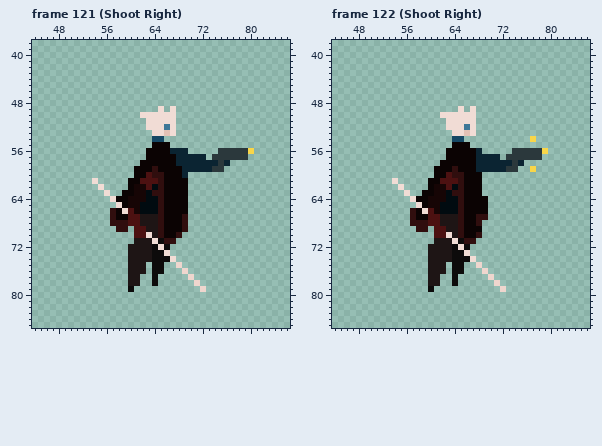
File history of a pixel-art file, assets/GrassHops Asset Pack/characters/Sonny/sonny.aseprite. Above, as it was before the edit.
128x128 pixels, 122 frames. Colours within 5 levels of each other are drawn and written as one. Shown: frame 121 (Shoot Right): x 44..86, y 38..85; frame 122 (Shoot Right): x 44..86, y 38..85. The commit also changed other frames, which this record leaves out.
The same view after the edit:
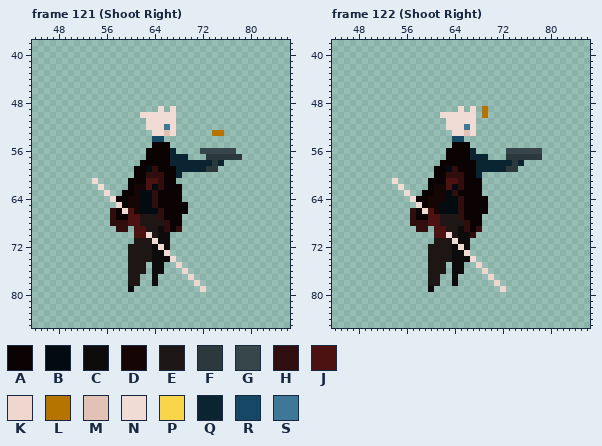
Palette (. is transparent): A #0b0303  B #010b10  C #0d0b0b  D #160505  E #1e1515  F #2b383c  G #37464a  H #300e0e  J #4c1111  K #efd6ce  L #b57401  M #e3c2b6  N #f1dcd5  P #f9d649  Q #0b2432  R #164865  S #3e7797
Changes in this commit:
{"where": "frame 121 (Shoot Right)"}
{"frame":121,"y":53,"x":74,"old":"..","new":"LL"}
{"frame":121,"y":56,"x":68,"old":"QQ","new":".."}
{"frame":121,"y":56,"x":72,"old":"...FFFFFP","new":"GGGGGG..."}
{"frame":121,"y":57,"x":67,"old":"A","new":"Q"}
{"frame":121,"y":57,"x":70,"old":"QQQ.","new":"...F"}
{"frame":121,"y":57,"x":79,"old":"F","new":"."}
{"frame":121,"y":58,"x":67,"old":"A","new":"Q"}
{"frame":121,"y":58,"x":74,"old":"QFQ","new":"FQ."}
{"frame":121,"y":59,"x":63,"old":"A","new":"B"}
{"frame":121,"y":59,"x":68,"old":"A","new":"Q"}
{"frame":121,"y":59,"x":73,"old":"Q","new":"F"}
{"frame":121,"y":59,"x":75,"old":"F","new":"."}
{"frame":121,"y":60,"x":63,"old":"J","new":"H"}
{"frame":121,"y":60,"x":68,"old":"AQ","new":"Q."}
{"frame":121,"y":61,"x":62,"old":"J","new":"A"}
{"frame":121,"y":61,"x":68,"old":"AA","new":".."}
{"frame":121,"y":62,"x":69,"old":"A","new":"."}
{"frame":121,"y":63,"x":62,"old":"D","new":"B"}
{"frame":121,"y":63,"x":65,"old":"H","new":"A"}
{"frame":121,"y":63,"x":69,"old":"A","new":"."}
{"frame":121,"y":64,"x":62,"old":"D","new":"B"}
{"frame":121,"y":64,"x":64,"old":"BH","new":"HA"}
{"frame":121,"y":64,"x":69,"old":"A","new":"."}
{"frame":121,"y":65,"x":64,"old":"BH","new":"HA"}
{"frame":121,"y":67,"x":69,"old":"H","new":"."}
{"frame":121,"y":68,"x":65,"old":"HA","new":"EH"}
{"frame":121,"y":68,"x":69,"old":"H","new":"."}
{"frame":121,"y":69,"x":65,"old":"HA","new":"CH"}
{"frame":121,"y":69,"x":68,"old":"AH","new":"H."}
{"frame":121,"y":70,"x":65,"old":"HAAH","new":"CC.."}
{"frame":121,"y":71,"x":66,"old":"HH","new":"C."}
{"where": "frame 122 (Shoot Right)"}
{"frame":122,"y":49,"x":69,"old":".","new":"L"}
{"frame":122,"y":50,"x":69,"old":".","new":"L"}
{"frame":122,"y":54,"x":77,"old":"P","new":"."}
{"frame":122,"y":56,"x":67,"old":"AQ","new":"Q."}
{"frame":122,"y":56,"x":73,"old":".FFFFFP","new":"GGGGGG."}
{"frame":122,"y":57,"x":67,"old":"A","new":"Q"}
{"frame":122,"y":57,"x":70,"old":"QQ","new":".."}
{"frame":122,"y":59,"x":63,"old":"A","new":"B"}
{"frame":122,"y":59,"x":77,"old":"P","new":"."}
{"frame":122,"y":60,"x":63,"old":"J","new":"H"}
{"frame":122,"y":60,"x":68,"old":"A","new":"Q"}
{"frame":122,"y":61,"x":62,"old":"J","new":"A"}
{"frame":122,"y":63,"x":65,"old":"H","new":"A"}
{"frame":122,"y":67,"x":68,"old":"HH","new":"A."}
{"frame":122,"y":68,"x":65,"old":"HA","new":"EH"}
{"frame":122,"y":68,"x":68,"old":"H","new":"A"}
{"frame":122,"y":69,"x":65,"old":"HA","new":"CH"}
{"frame":122,"y":69,"x":68,"old":"A","new":"H"}
{"frame":122,"y":70,"x":65,"old":"HAAH","new":"CCH."}
{"frame":122,"y":71,"x":66,"old":"HH","new":"C."}
{"label":"changed","picture_box":[140,130,254,244]}
{"label":"added","picture_box":[482,106,488,118]}
{"label":"changed","picture_box":[440,136,548,244]}
